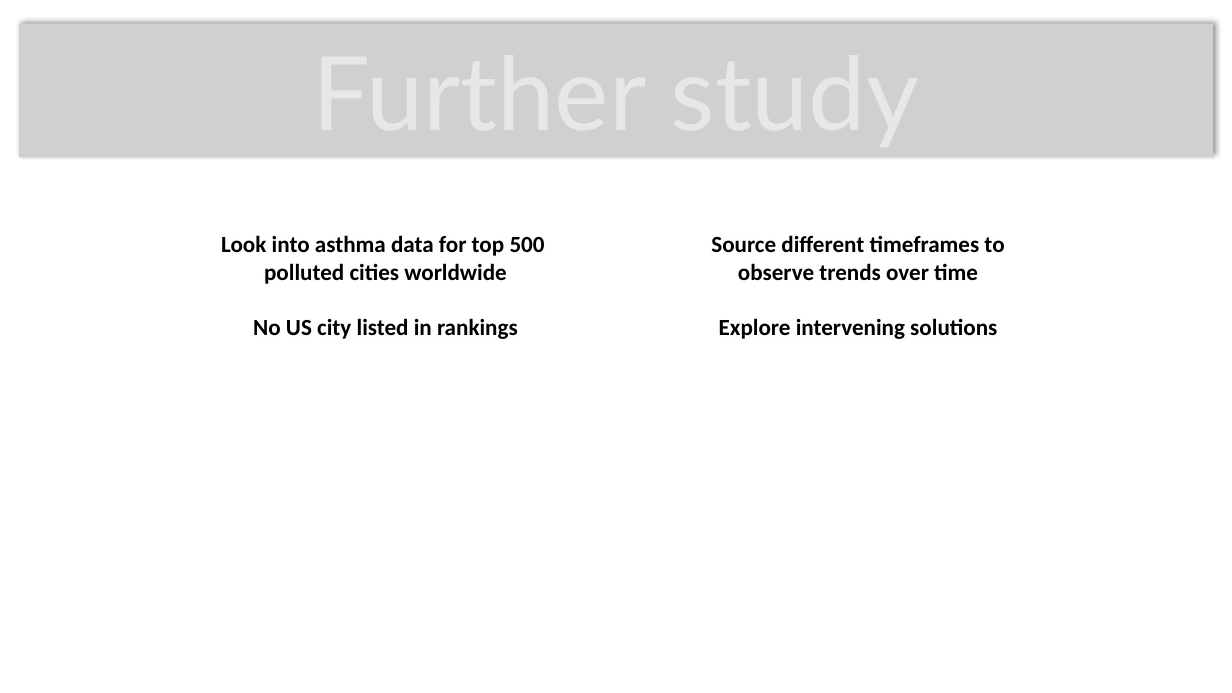
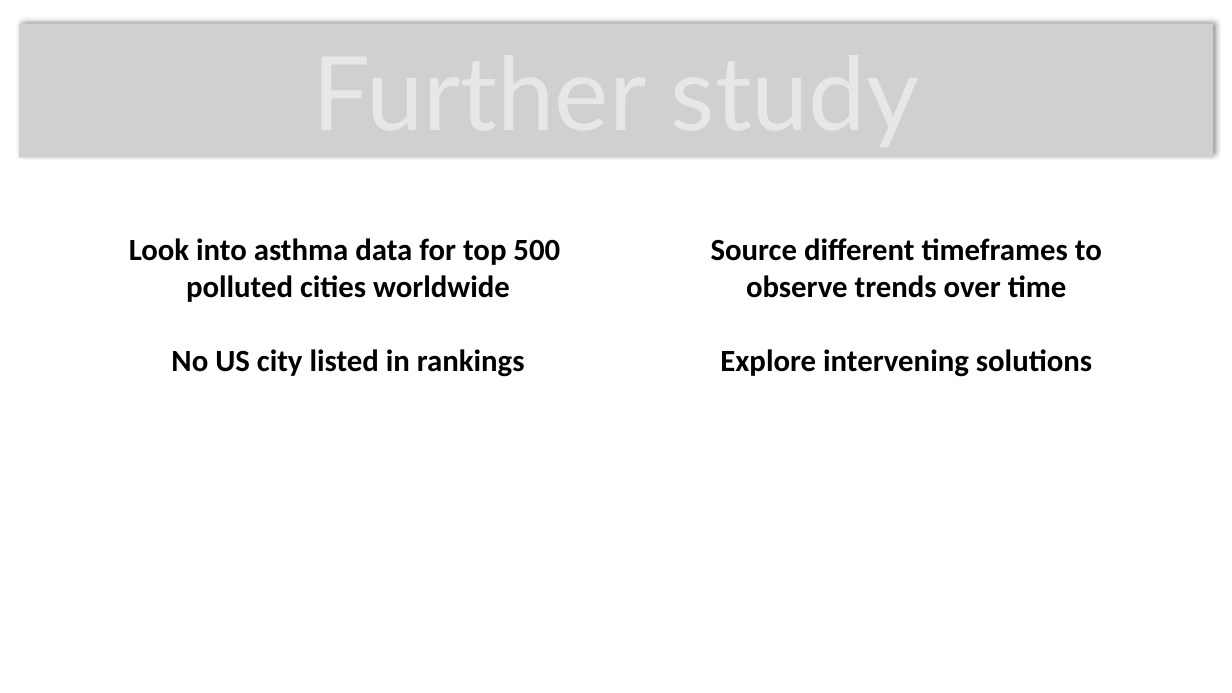
Before and after one commit to cljungkull/Project-2---CaliPolluts, a slide deck: slide 8 of presentation.pptx. Drawn at 1232x693 pixels with LibreOffice and Linux fonts; fonts in the diff are those of the drawing; grey boxes stand for pictures; background and template pictures are left out. Boxes give left, top, right and bottom in pixels: in the first picture for what was removed or moved away, otherwise in the second. Text is boxed around its words. In the diff, an @@ line names an element or a change of style, - is before the commit and + after.

```diff
--- a/presentation.pptx
+++ b/presentation.pptx
@@ text "Look into asthma data for ...": place and size @@
-text "Look into asthma data for ..." at (221, 235, 545, 339)
+text "Look into asthma data for ..." at (129, 238, 560, 377)
@@ text "Look into asthma data for ..." at (129, 238, 560, 377): size 18 to 24 pt @@
@@ text "Source different timeframes to observe ..." at (711, 238, 1102, 377): size 18 to 24 pt @@
```
Also in this commit, not shown: 2 other slides changed.
